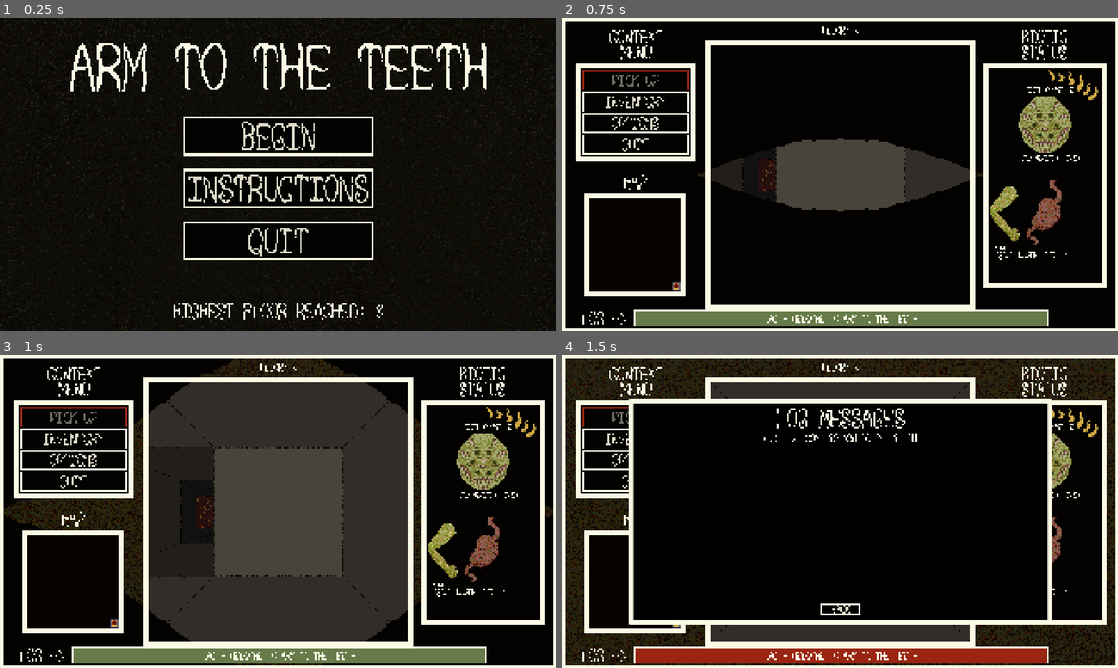
Above: before the commit, frames 1-4 (two rows, left to right).
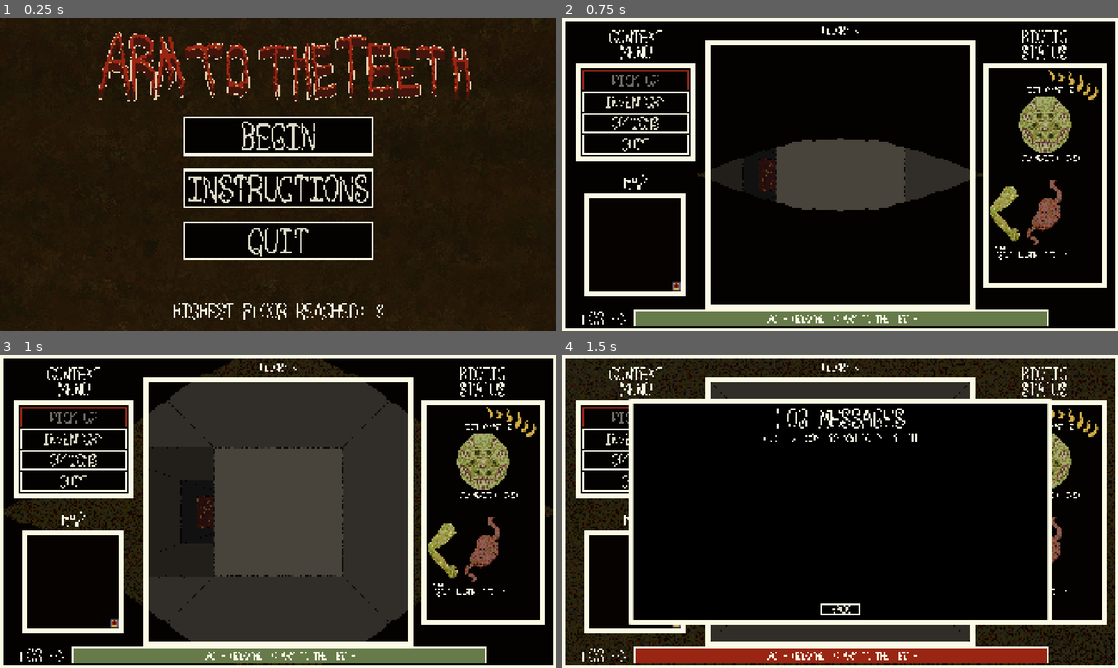
Above: after the commit, the same moments.

Repository: sym-z/arm-to-the-teeth
Game: Godot game, scene res://scenes/main_menu/main_menu.tscn
Same seed, same stepped clock (60 frames per second), same inputs: the game is played once before the commit and once after it. The project has no main scene, so this scene is started directly.
Inputs (mouse positions are in pixels of both pictures, inside the frame that each line leads up to):
- Up to frame 1 (0.25 s): no input
- Up to frame 2 (0.75 s): click "BEGIN" at 0.5 s
- Up to frame 3 (1 s): no input
- Up to frame 4 (1.5 s): move the mouse to (840, 655) at 1.27 s; hold D (turn_right) from 1.28 s (still down); hold Space (pick_up) from 1.28 s (still down); click (840, 655) at 1.42 s

The runs differ from the first frame. In frame 1, 25% of the frame differs, in the area x 0-100%, y 0-100%; in frame 2, nothing differs; in frame 3, nothing differs; in frame 4, nothing differs.

Commit message:
New logos and textures

Diff:
--- a/src/scenes/main_menu/main_menu.tscn
+++ b/src/scenes/main_menu/main_menu.tscn
@@ -1,9 +1,10 @@
-[gd_scene load_steps=5 format=3 uid="uid://vedpap325i3n"]
+[gd_scene load_steps=6 format=3 uid="uid://vedpap325i3n"]
 
-[ext_resource type="Texture2D" uid="uid://coqqdjdjcdjqg" path="res://assets/visual/ui/prototype_texture_0.png" id="1_ob46e"]
 [ext_resource type="Script" uid="uid://bppfvn2t8lfpo" path="res://scenes/main_menu/main_menu.gd" id="1_uqeha"]
 [ext_resource type="FontFile" uid="uid://btusrtqjgu407" path="res://assets/visual/ui/ui_font_1.png" id="2_uqeha"]
+[ext_resource type="Texture2D" uid="uid://2cmp6j6lgeg1" path="res://assets/visual/ui/tex_3.png" id="2_wem23"]
 [ext_resource type="Theme" uid="uid://cjx0tjkwn4x17" path="res://themes/main_menu/mm_buttons.tres" id="3_wem23"]
+[ext_resource type="Texture2D" uid="uid://dm7p3xecilppi" path="res://assets/visual/ui/logo_6.png" id="4_3ovsr"]
 
 [node name="Main Menu" type="CanvasLayer" node_paths=PackedStringArray("play_button", "tutorial_button", "quit_button", "score_label")]
 script = ExtResource("1_uqeha")
@@ -18,7 +19,7 @@
 anchor_bottom = 1.0
 grow_horizontal = 2
 grow_vertical = 2
-texture = ExtResource("1_ob46e")
+texture = ExtResource("2_wem23")
 
 [node name="Header Container" type="MarginContainer" parent="."]
 anchors_preset = 15
@@ -32,10 +33,15 @@
 layout_mode = 2
 
 [node name="Header Label" type="Label" parent="Header Container/CenterContainer"]
+visible = false
 layout_mode = 2
 theme_override_fonts/font = ExtResource("2_uqeha")
 theme_override_font_sizes/font_size = 181
 text = "ARM TO THE TEETH"
+
+[node name="Logo" type="TextureRect" parent="Header Container/CenterContainer"]
+layout_mode = 2
+texture = ExtResource("4_3ovsr")
 
 [node name="MarginContainer" type="MarginContainer" parent="."]
 anchors_preset = 15
Binary file added: src/assets/visual/ui/head_healthy_img.png
Not shown, added: src/assets/visual/ui/head_healthy_img.png.import
Binary file added: src/assets/visual/ui/head_hurt_img.png
Not shown, added: src/assets/visual/ui/head_hurt_img.png.import
Binary file added: src/assets/visual/ui/logo_0.aseprite
Binary file added: src/assets/visual/ui/logo_0.png
Not shown, added: src/assets/visual/ui/logo_0.png.import
Binary file added: src/assets/visual/ui/logo_1.png
Not shown, added: src/assets/visual/ui/logo_1.png.import
Binary file added: src/assets/visual/ui/logo_2.png
Not shown, added: src/assets/visual/ui/logo_2.png.import
Binary file added: src/assets/visual/ui/logo_3.png
(and 14 more such lines)
